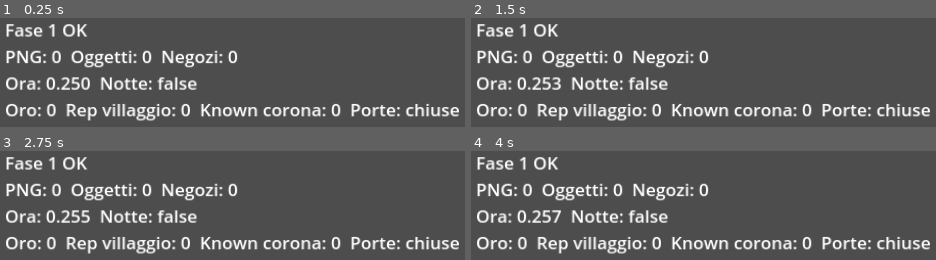
Above: before the commit, frames 1-4 (two rows, left to right).
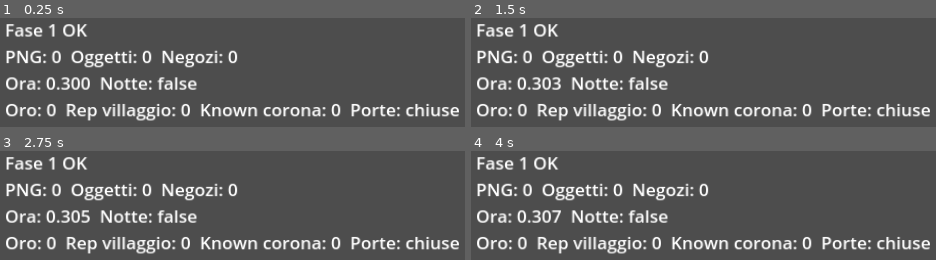
Above: after the commit, the same moments.

Repository: rikisinape-bit/Medieval-game-2
Game: Godot game, scene res://scenes/main.tscn
The game is run twice, just before and just after one commit, with the same random seed, the same clock (stepped at 60 frames per second) and the same inputs.
Inputs:
- Up to frame 1 (0.25 s): no input
- Up to frame 2 (1.5 s): tap Enter at 0.5 s; tap Space at 1.25 s
- Up to frame 3 (2.75 s): tap Enter at 2 s
- Up to frame 4 (4 s): tap Space at 2.75 s; tap Enter at 3.5 s

The runs differ from the first frame. In frame 1, 0.2% of the frame differs, in the area x 13-18%, y 54-67%; in frame 2, 0.2%; in frame 3, 0.2%; in frame 4, 0.2%.

Commit message:
Gioco web: corretti gli errori del codice Three.js e reso avviabile con Vite
Pausa vera, dialogo di Capo Morn non chiudibile per sbaglio, un posto letto
per abitante, prezzi in un solo punto, dati arma derivati da ITEMS, codice
morto rimosso, forgia/rastrelliera sbloccate, joystick multitouch,
salvataggio locale su visibilitychange, conferma nuova partita, colore scudi,
cibo a vita piena non sprecato, alberi fusi e pool di 6 luci, font locali.
Godot: formula del sole e soglia rincaro allineate a engine.js.

Co-Authored-By: Claude Opus 5.5 <noreply@anthropic.com>
Claude-Session: https://claude.ai/code/session_01W2BWnpGKoefXZ9iEAuGKe8

Diff:
--- a/scripts/autoload/GameState.gd
+++ b/scripts/autoload/GameState.gd
@@ -23,7 +23,7 @@
 var known: Dictionary = {"crown": 0}               # ciò che Valdoro sa
 
 # --- Mondo ---
-var time_of_day: float = 0.25   # 0..1 sul ciclo DAY_LEN
+var time_of_day: float = 0.3    # 0..1 sul ciclo DAY_LEN (come dayT in engine.js)
 var region: String = "village"
 var flags: Dictionary = {}      # missioni, scelte dei dialoghi
 var dead_npcs: Array = []       # id dei PNG morti
@@ -58,9 +58,8 @@
 		save_game()
 
 # --- Tempo ---
-# TODO: verificare la formula esatta dell'elevazione solare in engine.js.
 func sun_elevation() -> float:
-	return sin(time_of_day * TAU)   # 0 = alba, 0.25 = mezzogiorno, 0.5 = tramonto
+	return -cos(time_of_day * TAU)  # come engine.js: 0 = mezzanotte, 0.5 = mezzogiorno
 
 func is_night() -> bool:
 	return sun_elevation() < Data.NIGHT_SUN_ELEV
@@ -128,12 +127,11 @@
 	return int(known.get("crown", 0)) >= Data.GATE_KNOWN_CROWN
 
 # Rincaro prezzi: UNICO punto (prima duplicato in Shop.jsx, shopPrice, price).
-# TODO: confermare soglia/fazione esatte dai sorgenti (-20 => x1.5).
 func price_mult() -> float:
-	return 1.5 if int(rep.get("village", 0)) <= -20 else 1.0
+	return 1.5 if int(rep.get("village", 0)) < -20 else 1.0
 
 func price_of(item_id: String) -> int:
-	return int(ceil(float(Data.item(item_id).get("price", 0)) * price_mult()))
+	return int(round(float(Data.item(item_id).get("price", 0)) * price_mult()))
 
 # --- PNG ---
 func kill_npc(npc_id: String) -> void:
@@ -172,7 +170,7 @@
 	equip.merge(d.get("equip", {}), true)
 	rep.merge(d.get("rep", {}), true)
 	known.merge(d.get("known", {}), true)
-	time_of_day = float(d.get("time_of_day", 0.25))
+	time_of_day = float(d.get("time_of_day", 0.3))
 	region = String(d.get("region", "village"))
 	flags = d.get("flags", {})
 	dead_npcs = d.get("dead_npcs", [])
Not shown, added: web/package-lock.json
Not shown, added: web/package.json
Not shown, changed: PIANO.md
Not shown, removed: sorgenti_threejs/src/components/TouchControls.jsx
Not shown, added: web/src/components/InteractionDialog.jsx
Not shown, added: web/src/components/Inventory.jsx
Not shown, added: web/src/components/Shop.jsx
Not shown, added: web/src/components/TouchControls.jsx
Not shown, added: web/src/components/ui/button.jsx
Not shown, added: web/src/components/ui/dialog.jsx
Not shown, added: web/src/main.jsx
Not shown, added: web/src/pages/Village3D.jsx
